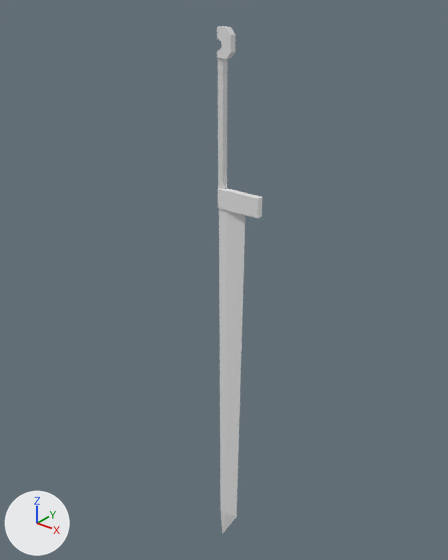
What one commit did to the Blender file Trabajo final de AN2_DOJ_1.blend.
One viewpoint serves both versions: a 50 mm lens placed at (38.1, -47.3, 20.0), pointed at (-1.4, 2.0, -10.6). Every picture has the same lights, and +X, +Y and +Z are marked at lower left.
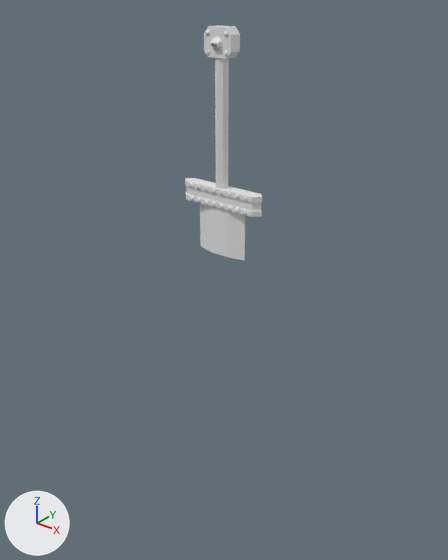
Pixel boxes [x1, y1, x2, y2] of what changed, in the pictures (448 x 560 px):
'Cube', reshaped, modifiers changed (70% wider, 54% shorter): before [217, 26, 262, 533]; after [185, 25, 262, 260]
part 1 of me_cube_003, built on: before [217, 28, 262, 218]; after [185, 26, 262, 260]
part 2 of me_cube_003, deleted: before [219, 208, 245, 533]

Diff of the bpy script that builds the scene:
```diff
--- a/Trabajo final de AN2_DOJ_1.blend.py
+++ b/Trabajo final de AN2_DOJ_1.blend.py
@@ me_cube_003 @@
 # used by ob_cube; location = (0.0, 0.0, 0.0); scale = (5.0, 0.7, 1.0)
-me_cube_003.from_pydata(...)  # 89 vertices, 69 faces; spans x 0.0..1.0, y -1.0..0.0, z -47.5..16.1
+me_cube_003.from_pydata(...)  # 902 vertices, 852 faces; spans x 0.0..1.0, y -1.6..0.0, z -6.3..16.1
+# me_cube_003 part 1: 5 vertices moved within x 0.2, y -1.0, z 13.6..15.7; 13 vertices removed from x 0.0..1.0, y -1.0, z -1.0..15.9; 836 vertices added at x 0.0..1.0, y -1.6..0.0, z -6.3..15.8
+# me_cube_003 part 2: 10 vertices removed from x 0.0..0.5, y -0.6..0.0, z -47.5..-42.8
@@ ob_cube @@
 _m = ob_cube.modifiers.new('Mirror', 'MIRROR')
-_m.use_axis = (False, False, False)
+_m.use_axis = (True, True, False)
+_m.use_clip = True
```
